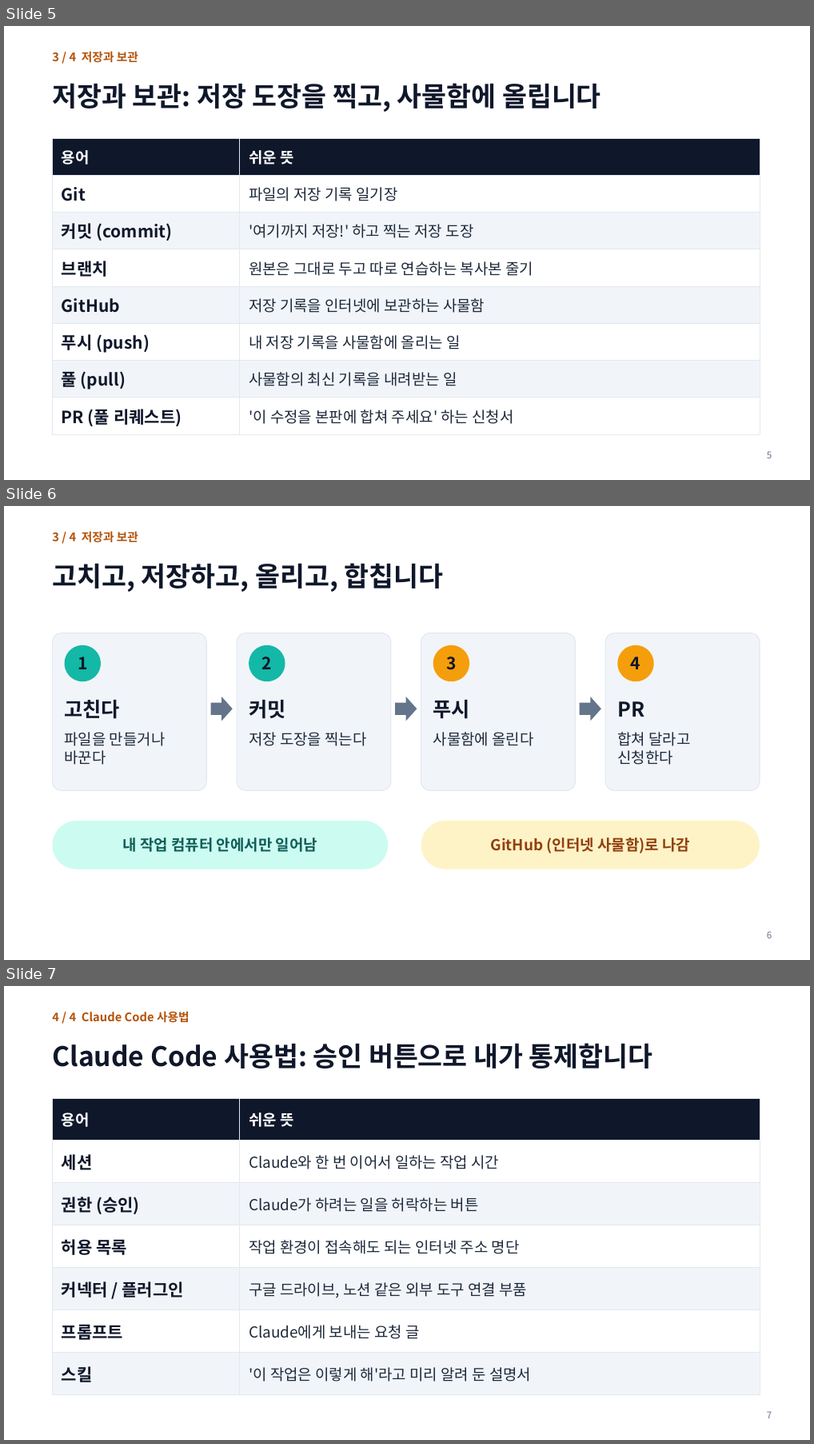
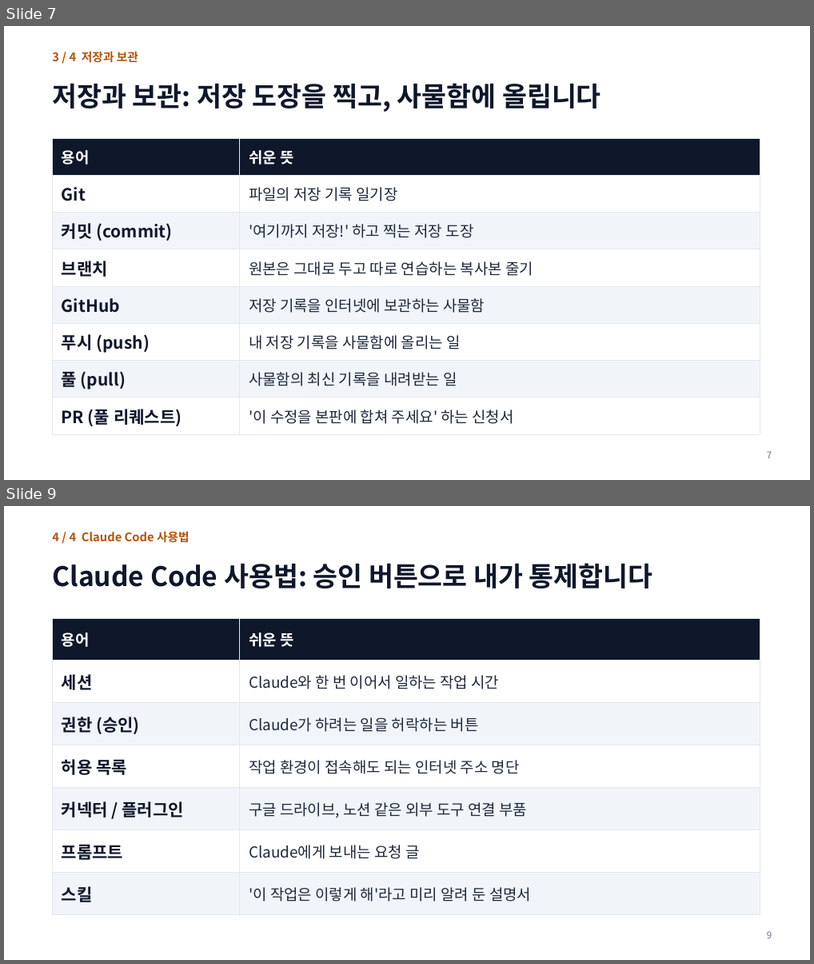
Before and after one commit to jacklee1763/Youtube-Downloader, a slide deck: slides/claude_code_terms.pptx. Shown one above the other, each under a label of ours: slides 5, 6 and 7 before the commit, slides 7 and 9 after it; the slides between them are not shown. The pictures are 814x1444 and 814x964 pixels, drawn with LibreOffice and Linux fonts; fonts in the diff are those of the drawing. Boxes give left, top, right and bottom in pixels: in the first picture for what was removed or moved away, otherwise in the second. Text is boxed around its words. In the diff, an @@ line names an element or a change of style, - is before the commit and + after.

```diff
--- a/slides/claude_code_terms.pptx
+++ b/slides/claude_code_terms.pptx
@@ slide 6 removed at (4,506,810,960), background #FFFFFF @@
@@ text removed at (52,531,138,543) @@
-3 / 4 저장과 보관
@@ text removed at (52,563,444,592) @@
-고치고, 저장하고, 올리고, 합칩니다
@@ rounded rectangle removed at (52,633,206,790) @@
@@ ellipse removed at (65,645,101,681) @@
@@ rounded rectangle removed at (237,633,391,790) @@
@@ ellipse removed at (249,645,286,681) @@
@@ rounded rectangle removed at (422,633,576,790) @@
@@ ellipse removed at (434,645,470,681) @@
@@ rounded rectangle removed at (606,633,760,790) @@
@@ ellipse removed at (618,645,654,681) @@
@@ text removed at (78,656,87,669) @@
-1
@@ text removed at (262,656,272,669) @@
-2
@@ text removed at (446,656,456,670) @@
-3
@@ text removed at (631,656,641,669) @@
-4
@@ right arrow removed at (211,696,233,720) @@
@@ right arrow removed at (395,696,417,720) @@
@@ right arrow removed at (580,696,602,720) @@
@@ text removed at (65,700,121,719) @@
-고친다
@@ text removed at (249,700,286,719) @@
-커밋
@@ text removed at (434,700,470,719) @@
-푸시
@@ text removed at (618,701,645,716) @@
-PR
@@ text removed at (65,732,166,764) @@
-파일을 만들거나 바꾼다
@@ text removed at (249,732,367,746) @@
-저장 도장을 찍는다
@@ text removed at (434,732,534,746) @@
-사물함에 올린다
@@ text removed at (618,732,690,764) @@
-합쳐 달라고 신청한다
@@ rounded rectangle removed at (52,820,388,869) @@
@@ text removed at (123,837,318,852) @@
-내 작업 컴퓨터 안에서만 일어남
@@ rounded rectangle removed at (422,820,760,869) @@
@@ text removed at (491,837,690,853) @@
-GitHub (인터넷 사물함)로 나감
@@ page number removed at (767,931,772,938) @@
-6
@@ what was slide 5 is now slide 7 @@
@@ page number at (767,451,772,458): text changed @@
-5
+7
@@ what was slide 7 is now slide 9 @@
@@ page number at (767,931,772,938): text changed @@
-7
+9
```
Also in this commit, not shown: 4 slides added, 1 other file.
